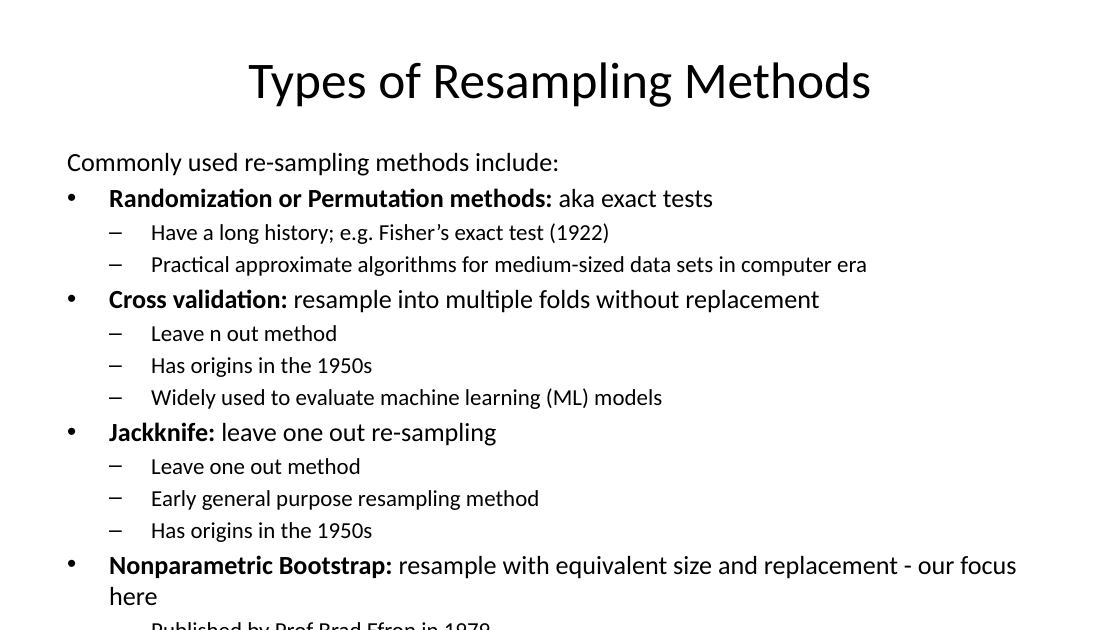
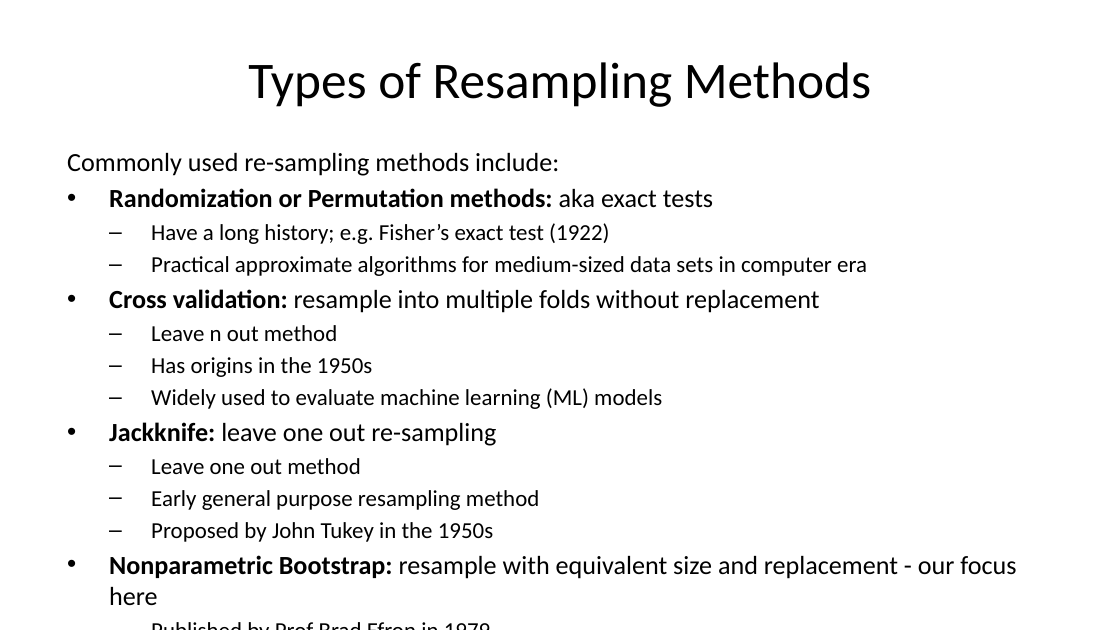
Before and after one commit to StephenElston/CSCI-E-83, a slide deck: slide 3 of LectureSlides/06b_IntroductionToBootstrap.pptx. Drawn at 1120x630 pixels with LibreOffice and Linux fonts; fonts in the diff are those of the drawing. Boxes give left, top, right and bottom in pixels: in the first picture for what was removed or moved away, otherwise in the second. Text is boxed around its words. In the diff, an @@ line names an element or a change of style, - is before the commit and + after.

Commit message:
Improved text on slides, added figure for bootstrap CIs

```diff
--- a/LectureSlides/06b_IntroductionToBootstrap.pptx
+++ b/LectureSlides/06b_IntroductionToBootstrap.pptx
@@ text at [151,522,493,542]: text changed @@
-  – Has origins in the 1950s
+  – Proposed by John Tukey in the 1950s
```
Also in this commit, not shown: 4 other slides changed, 5 slides added.
